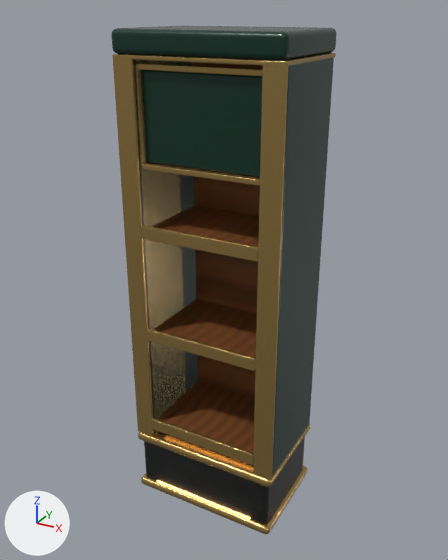
An edit to the Blender file models/gjh-m059-premium-wall-shelf-narrow/sources/gjh-m059-premium-wall-shelf-narrow.blend, drawn before and after from the same camera.
Before and after are seen from a camera (50 mm lens) standing at (1.35, -2.47, 2.48) and looking at (-0.01, 0.01, 1.24). Every picture has the same lights, and +X, +Y and +Z are marked at lower left. The older version comes first.

Objects in the first picture: 'brand_header_panel', 'cabinet_back', 'cabinet_crown', 'cabinet_left_pillar', 'cabinet_right_pillar', 'cabinet_stone_base', 'shelf_1', 'shelf_2', 'shelf_3', 'trim_left_front', 'trim_left_inner', 'trim_right_front' and 11 more.
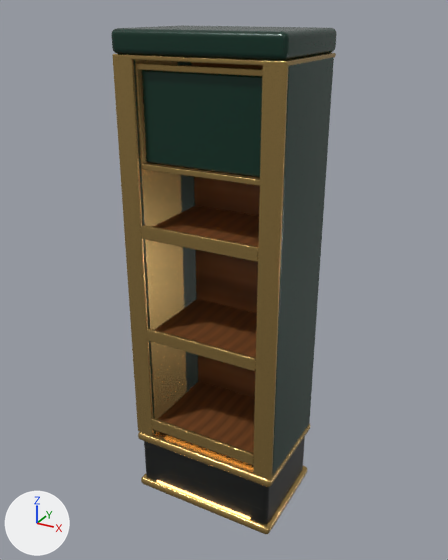
Changed parts and their boxes (x1, y1, x2, y2) in the pictures (448 x 560 px):
'trim_left_inner', moved, modifiers changed: before (135, 60, 186, 434); after (135, 60, 187, 435)
'cabinet_left_pillar', unchanged, covered by the edit: (134, 60, 198, 434) in both

The change, as a list of edits to the scene's bpy script:
```text
Change ob_trim_left_inner:
    ob_trim_left_inner.location: (-0.305, -0.08, 1.325) -> (-0.298, -0.08, 1.325)
    where _m = ob_trim_left_inner.modifiers.new('Soft manufactured edge', 'BEVEL')
    _m.width: 0.003 -> 0.001
    _m.width_pct: 0.003 -> 0.001
```
